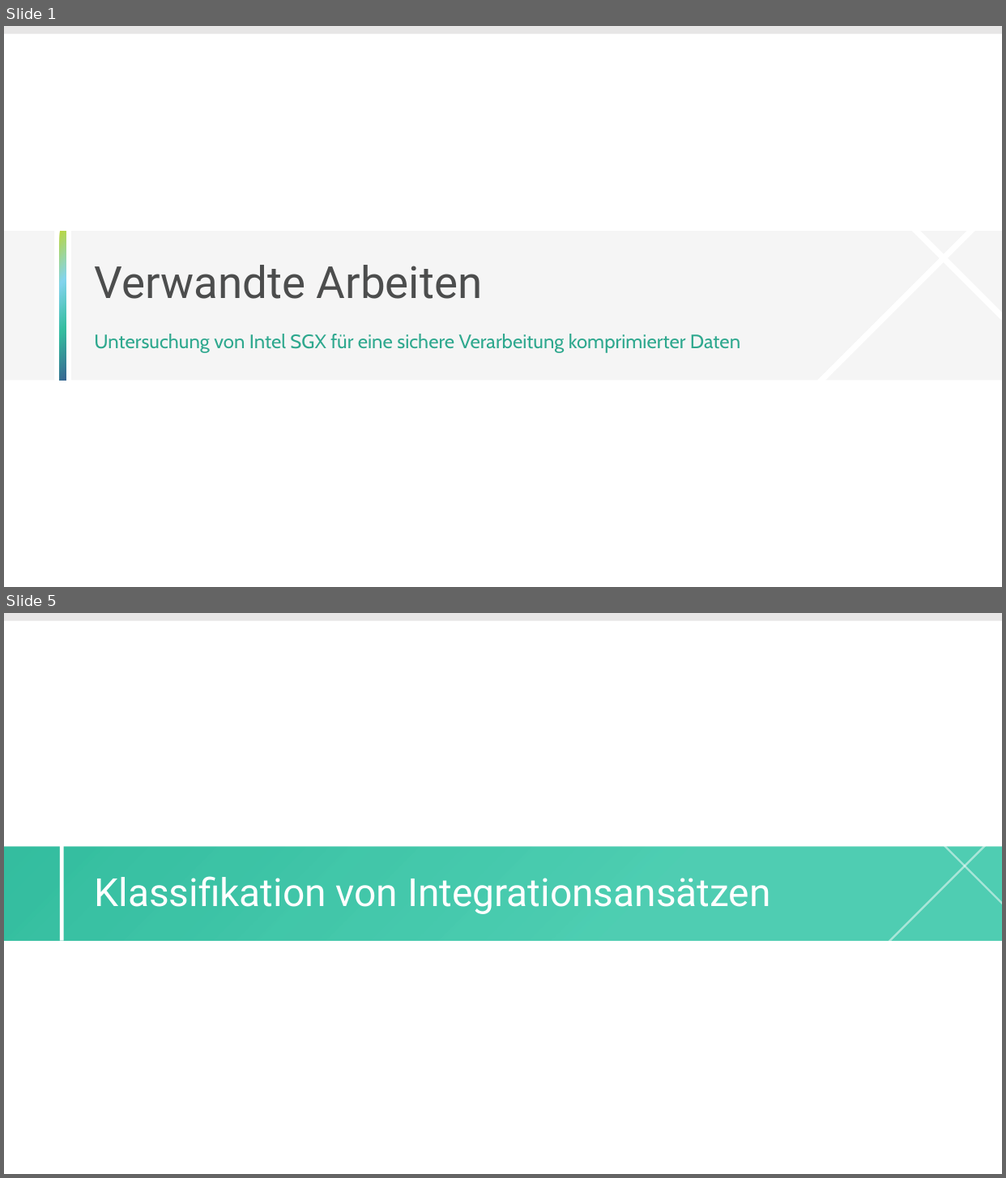
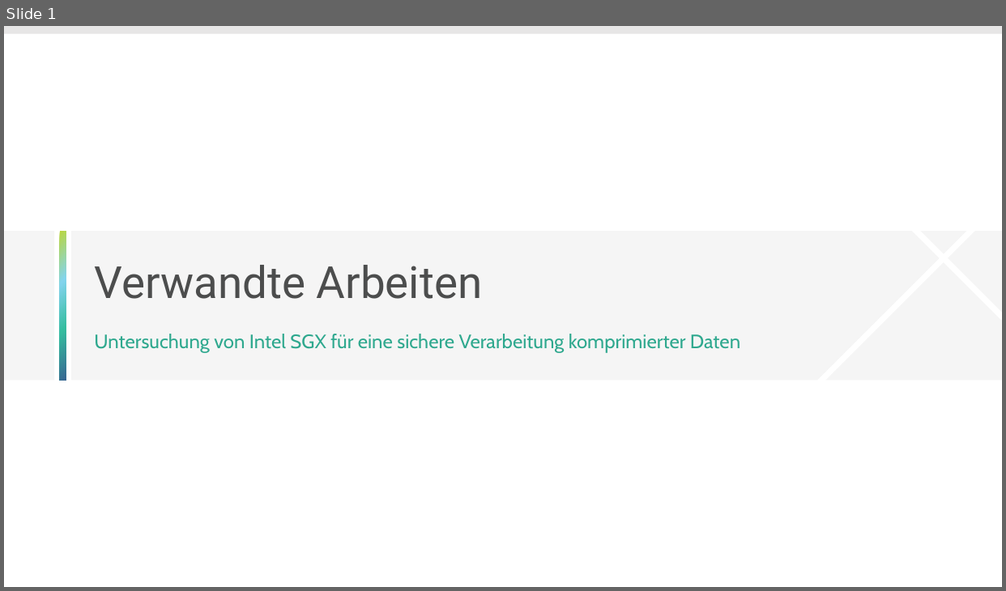
Before and after one commit to Lucku/bachelorthesis, a slide deck: Dokument/Entwürfe/02 Verwandte Arbeiten.pptx. Shown one above the other, each under a label of ours: slides 1 and 5 before the commit, slide 1 after it; the slides between them are not shown. The pictures are 1006x1178 and 1006x591 pixels, drawn with LibreOffice and Linux fonts; fonts in the diff are those of the drawing; background and template pictures are left out. Boxes give left, top, right and bottom in pixels: in the first picture for what was removed or moved away, otherwise in the second. Text is boxed around its words. In the diff, an @@ line names an element or a change of style, - is before the commit and + after.

```diff
--- a/Dokument/Entwürfe/02 Verwandte Arbeiten.pptx
+++ b/Dokument/Entwürfe/02 Verwandte Arbeiten.pptx
@@ slide 5 removed at (4,613,1002,1174), background #FFFFFF; not listed: 1 template element that a slide beside it also shows @@
@@ rectangle removed at (883,830,1001,948) @@
@@ rectangle removed at (4,846,1002,940) @@
@@ rectangle removed at (60,846,64,940) @@
@@ rectangle removed at (942,844,1002,906) @@
@@ title removed at (95,876,770,914) @@
-Klassifikation von Integrationsansätzen
```
Also in this commit, not shown: 9 slides added, 4 other slides removed, 11 other files.
